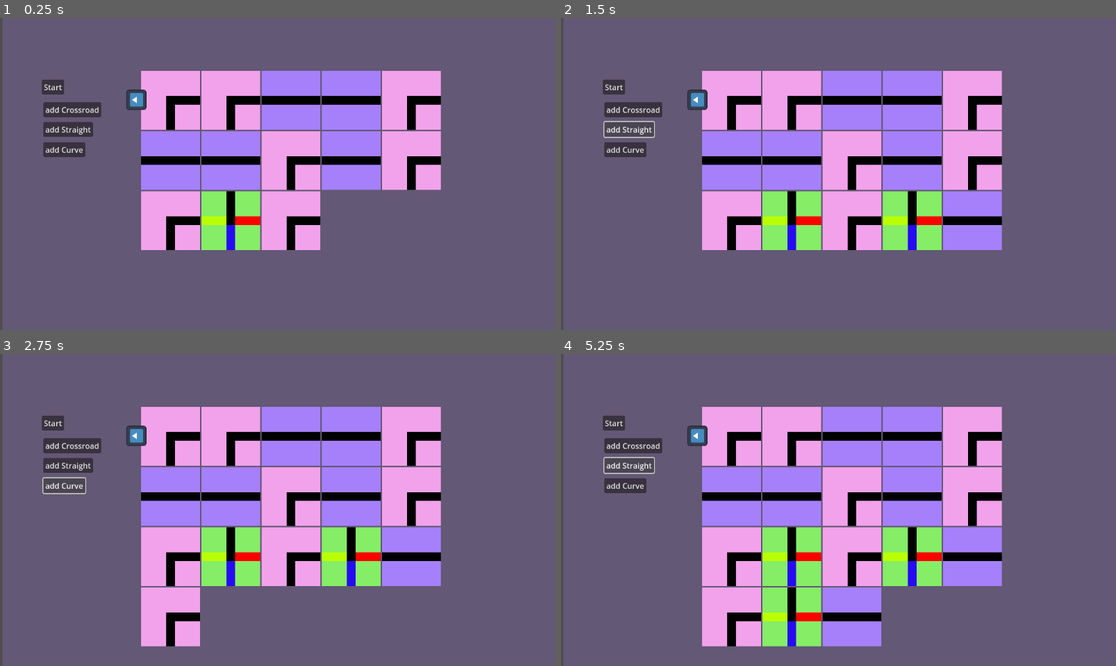
Above: before the commit, frames 1-4 (two rows, left to right).
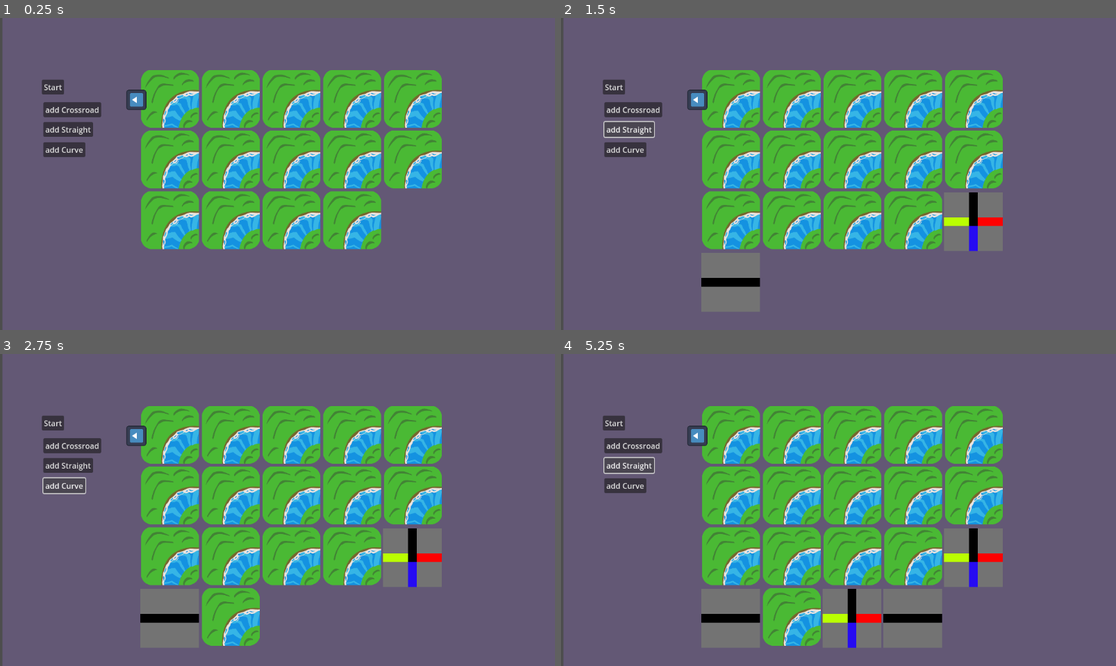
Above: after the commit, the same moments.

Repository: hellphy/CatSlide
Game: Godot game, scene res://scenes/main.tscn
Same seed, same stepped clock (60 frames per second), same inputs: the game is played once before the commit and once after it. The project has no main scene, so this scene is started directly. The engine's default icon, where the game draws it, is replaced by a stand-in: a white triangle on a blue panel in a dark square.
Inputs:
- Up to frame 1 (0.25 s): no input
- Up to frame 2 (1.5 s): click "add Crossroad" at 0.5 s; click "add Straight" at 1.25 s
- Up to frame 3 (2.75 s): click "add Curve" at 2 s
- Up to frame 4 (5.25 s): click "Start" at 2.75 s; click "Start" at 3.5 s; click "add Crossroad" at 4.25 s; click "add Straight" at 5 s

The runs differ from the first frame. In frame 1, 28% of the frame differs, in the area x 25-80%, y 16-75%; in frame 2, 32%; in frame 3, 34%; in frame 4, 38%, in the area x 25-80%, y 16-95%.

Commit message:
added corner art

Diff:
--- a/project.godot
+++ b/project.godot
@@ -14,6 +14,10 @@
 config/features=PackedStringArray("4.2", "GL Compatibility")
 config/icon="res://icon.svg"
 
+[autoload]
+
+Globals="*res://scripts/globals.gd"
+
 [input]
 
 click={
--- a/scenes/corner.tscn
+++ b/scenes/corner.tscn
@@ -1,60 +1,43 @@
-[gd_scene load_steps=8 format=3 uid="uid://dwnetb7oe3e18"]
+[gd_scene load_steps=7 format=3 uid="uid://dwnetb7oe3e18"]
 
 [ext_resource type="Script" path="res://scripts/pieces.gd" id="1_642t3"]
-
-[sub_resource type="CanvasTexture" id="CanvasTexture_wt2eq"]
-
-[sub_resource type="CanvasTexture" id="CanvasTexture_5uxln"]
+[ext_resource type="Texture2D" uid="uid://d013j8wtpd0jp" path="res://cornerPiece.png" id="2_husm6"]
 
 [sub_resource type="Curve2D" id="Curve2D_ogtxc"]
 _data = {
-"points": PackedVector2Array(0, 0, 0, 0, 394, 349.615, 0, 0, 0, 0, 394, 289.038, 0, 0, 0, 0, 457, 289.038)
+"points": PackedVector2Array(0.0965355, 5.16256, -0.0965355, -5.16256, 396, 354.015, -22.2436, 17.8146, 22.2436, -17.8146, 415, 304.034, -5, 0.374861, 5, -0.374861, 460, 290.039)
 }
 point_count = 3
 
 [sub_resource type="Curve2D" id="Curve2D_tw7xd"]
 _data = {
-"points": PackedVector2Array(0, 0, 0, 0, 61, 0, 0, 0, 0, 0, 0, 0, 0, 0, 0, 0, 0, 63)
+"points": PackedVector2Array(5.5625, -0.0625, -5.5625, 0.0625, 64, 1, 21.0237, -18.354, -21.0237, 18.354, 19, 16, 0.496063, -7.54016, -0.496063, 7.54016, 1, 65)
 }
 point_count = 3
 
 [sub_resource type="RectangleShape2D" id="RectangleShape2D_pdcbj"]
-size = Vector2(25, 21)
+size = Vector2(25, 18)
 
 [sub_resource type="RectangleShape2D" id="RectangleShape2D_o8u0q"]
-size = Vector2(122, 122)
+size = Vector2(121, 122)
 
 [node name="CornerPiece" type="Control"]
-custom_minimum_size = Vector2(121, 121)
+custom_minimum_size = Vector2(122, 122)
 layout_mode = 3
 anchors_preset = 0
-offset_right = 40.0
-offset_bottom = 40.0
+offset_right = 117.0
+offset_bottom = 117.0
 pivot_offset = Vector2(61, 61)
 mouse_filter = 2
 
 [node name="Corner" type="Area2D" parent="."]
-position = Vector2(61, 61)
+position = Vector2(59, 58)
 script = ExtResource("1_642t3")
 
-[node name="Sprite2D" type="Sprite2D" parent="Corner"]
-self_modulate = Color(0.94902, 0.635294, 0.921569, 1)
-scale = Vector2(122, 122)
-texture = SubResource("CanvasTexture_wt2eq")
-
-[node name="Sprite2D3" type="Sprite2D" parent="Corner"]
-self_modulate = Color(0, 0, 0, 1)
-position = Vector2(26.1673, 5.79303e-07)
-rotation = 1.5708
-scale = Vector2(17.484, 69.7392)
-texture = SubResource("CanvasTexture_5uxln")
-
-[node name="Sprite2D4" type="Sprite2D" parent="Corner"]
-self_modulate = Color(0, 0, 0, 1)
-position = Vector2(1.97299e-06, 26.2492)
-rotation = -3.14159
-scale = Vector2(17.484, 69.5017)
-texture = SubResource("CanvasTexture_5uxln")
+[node name="CornerPiece" type="Sprite2D" parent="Corner"]
+position = Vector2(1, 0)
+scale = Vector2(0.56, 0.56)
+texture = ExtResource("2_husm6")
 
 [node name="FirstPath" type="Path2D" parent="Corner"]
 position = Vector2(-394, -289.146)
@@ -63,36 +46,46 @@
 
 [node name="Path1" type="PathFollow2D" parent="Corner/FirstPath"]
 unique_name_in_owner = true
-position = Vector2(394, 349.615)
-rotation = -1.5708
+position = Vector2(396, 354.015)
+rotation = -1.58949
 loop = false
 
 [node name="SecondPath" type="Path2D" parent="Corner"]
+position = Vector2(1, 0)
 curve = SubResource("Curve2D_tw7xd")
 
 [node name="Path2" type="PathFollow2D" parent="Corner/SecondPath"]
 unique_name_in_owner = true
-position = Vector2(61, 0)
-rotation = 3.14159
+position = Vector2(64, 1)
+rotation = 3.13036
 loop = false
 
 [node name="FirstEntry" type="Area2D" parent="Corner"]
 unique_name_in_owner = true
 
 [node name="FirstEntryCollision" type="CollisionShape2D" parent="Corner/FirstEntry"]
-position = Vector2(0, 60)
+position = Vector2(2, 56)
 shape = SubResource("RectangleShape2D_pdcbj")
 
 [node name="SecondEntry" type="Area2D" parent="Corner"]
 unique_name_in_owner = true
 
 [node name="SecondEntryCollision" type="CollisionShape2D" parent="Corner/SecondEntry"]
-position = Vector2(57.5, 0.499996)
+position = Vector2(56, 1)
 rotation = 1.5708
 shape = SubResource("RectangleShape2D_pdcbj")
 
 [node name="CollisionShape2D" type="CollisionShape2D" parent="Corner"]
+position = Vector2(0.5, 0)
 shape = SubResource("RectangleShape2D_o8u0q")
+
+[node name="StaticBody2D" type="StaticBody2D" parent="Corner"]
+position = Vector2(-59, -58)
+collision_layer = 4
+collision_mask = 0
+
+[node name="CollisionPolygon2D" type="CollisionPolygon2D" parent="Corner/StaticBody2D"]
+polygon = PackedVector2Array(20, 119, 13, 117, 7, 113, 2, 107, -1, 100, -1, 17, 1.53391, 10.4118, 5, 5, 10.5783, 0.457851, 17, -3, 103, -3, 109, 0, 114, 4, 118.03, 11.0595, 121, 17, 115, 17, 99, 6, 20, 6, 7, 17, 6, 98, 20, 113)
 
 [connection signal="body_entered" from="Corner/FirstEntry" to="Corner" method="_on_first_entry_body_entered"]
 [connection signal="body_entered" from="Corner/SecondEntry" to="Corner" method="_on_second_entry_body_entered"]
--- a/scenes/cross.tscn
+++ b/scenes/cross.tscn
@@ -11,7 +11,7 @@
 size = Vector2(122, 122)
 
 [sub_resource type="RectangleShape2D" id="RectangleShape2D_fuvv6"]
-size = Vector2(23, 17)
+size = Vector2(23, 15.75)
 
 [sub_resource type="Curve2D" id="Curve2D_yqe53"]
 _data = {
@@ -20,22 +20,22 @@
 point_count = 2
 
 [node name="CrossPiece" type="Control"]
-custom_minimum_size = Vector2(121, 121)
+custom_minimum_size = Vector2(118, 118)
 layout_mode = 3
 anchors_preset = 0
 offset_left = -60.0
 offset_top = -61.0
-offset_right = 62.0
+offset_right = 58.0
 offset_bottom = 61.0
 pivot_offset = Vector2(61, 61)
 mouse_filter = 2
 
 [node name="Cross" type="Area2D" parent="."]
-position = Vector2(61, 61)
+position = Vector2(59, 61)
 script = ExtResource("1_mmnj5")
 
 [node name="Sprite2D" type="Sprite2D" parent="Cross"]
-self_modulate = Color(0.52549, 0.929412, 0.403922, 1)
+self_modulate = Color(0.45098, 0.45098, 0.45098, 1)
 scale = Vector2(122, 122)
 texture = SubResource("CanvasTexture_fhioa")
 
@@ -75,7 +75,7 @@
 position = Vector2(0, 59)
 
 [node name="CollisionShape2D" type="CollisionShape2D" parent="Cross/FirstEntry"]
-position = Vector2(0, 1)
+position = Vector2(0, -5)
 shape = SubResource("RectangleShape2D_fuvv6")
 
 [node name="SecondEntry" type="Area2D" parent="Cross"]
@@ -83,7 +83,7 @@
 position = Vector2(0, -57)
 
 [node name="CollisionShape2D" type="CollisionShape2D" parent="Cross/SecondEntry"]
-position = Vector2(0, -4)
+position = Vector2(0, 3.875)
 shape = SubResource("RectangleShape2D_fuvv6")
 
 [node name="ThirdEntry" type="Area2D" parent="Cross"]
@@ -92,7 +92,7 @@
 rotation = 1.57079
 
 [node name="CollisionShape2D" type="CollisionShape2D" parent="Cross/ThirdEntry"]
-position = Vector2(2.50975e-05, -4)
+position = Vector2(2.50975e-05, 3.5)
 shape = SubResource("RectangleShape2D_fuvv6")
 
 [node name="FourthEntry" type="Area2D" parent="Cross"]
@@ -101,7 +101,7 @@
 rotation = 1.57079
 
 [node name="CollisionShape2D" type="CollisionShape2D" parent="Cross/FourthEntry"]
-position = Vector2(-6.25849e-06, 1)
+position = Vector2(2.50975e-05, -3.75)
 shape = SubResource("RectangleShape2D_fuvv6")
 
 [node name="FirstPath" type="Path2D" parent="Cross"]
--- a/scenes/main.tscn
+++ b/scenes/main.tscn
@@ -1,10 +1,9 @@
-[gd_scene load_steps=8 format=3 uid="uid://bdpggyq8do38i"]
+[gd_scene load_steps=7 format=3 uid="uid://bdpggyq8do38i"]
 
 [ext_resource type="Script" path="res://scripts/main.gd" id="1_r47uc"]
 [ext_resource type="PackedScene" uid="uid://dwnetb7oe3e18" path="res://scenes/corner.tscn" id="2_ax5ln"]
-[ext_resource type="PackedScene" uid="uid://dkr0n2g0dhdvp" path="res://scenes/straight.tscn" id="2_r1slq"]
+[ext_resource type="Script" path="res://scripts/cat.gd" id="2_nislw"]
 [ext_resource type="Texture2D" uid="uid://wcu6tw6dcr8u" path="res://icon.svg" id="3_2adqr"]
-[ext_resource type="PackedScene" uid="uid://die147x68jjqa" path="res://scenes/cross.tscn" id="3_touqr"]
 
 [sub_resource type="CanvasTexture" id="CanvasTexture_w5q6n"]
 specular_color = Color(0.831373, 0.0509804, 0.0509804, 1)
@@ -29,21 +28,6 @@
 offset_bottom = 145.0
 text = "Start"
 
-[node name="Cat" type="CharacterBody2D" parent="."]
-z_index = 10
-position = Vector2(260, 156)
-rotation = 4.71238
-
-[node name="Sprite2D" type="Sprite2D" parent="Cat"]
-scale = Vector2(0.324548, 0.324548)
-texture = ExtResource("3_2adqr")
-
-[node name="CollisionShape2D" type="CollisionShape2D" parent="Cat"]
-unique_name_in_owner = true
-position = Vector2(1.13966e-05, -1)
-shape = SubResource("CircleShape2D_p1mh8")
-disabled = true
-
 [node name="GridContainer" type="GridContainer" parent="."]
 unique_name_in_owner = true
 offset_left = 270.0
@@ -55,40 +39,43 @@
 [node name="CornerPiece" parent="GridContainer" instance=ExtResource("2_ax5ln")]
 layout_mode = 2
 
-[node name="CornerPiece8" parent="GridContainer" instance=ExtResource("2_ax5ln")]
+[node name="CornerPiece2" parent="GridContainer" instance=ExtResource("2_ax5ln")]
 layout_mode = 2
 
-[node name="StraightPiece2" parent="GridContainer" instance=ExtResource("2_r1slq")]
+[node name="CornerPiece3" parent="GridContainer" instance=ExtResource("2_ax5ln")]
 layout_mode = 2
 
-[node name="StraightPiece3" parent="GridContainer" instance=ExtResource("2_r1slq")]
+[node name="CornerPiece4" parent="GridContainer" instance=ExtResource("2_ax5ln")]
+layout_mode = 2
+
+[node name="CornerPiece5" parent="GridContainer" instance=ExtResource("2_ax5ln")]
+layout_mode = 2
+
+[node name="CornerPiece6" parent="GridContainer" instance=ExtResource("2_ax5ln")]
 layout_mode = 2
 
 [node name="CornerPiece7" parent="GridContainer" instance=ExtResource("2_ax5ln")]
 layout_mode = 2
 
-[node name="StraightPiece5" parent="GridContainer" instance=ExtResource("2_r1slq")]
+[node name="CornerPiece8" parent="GridContainer" instance=ExtResource("2_ax5ln")]
 layout_mode = 2
 
-[node name="StraightPiece6" parent="GridContainer" instance=ExtResource("2_r1slq")]
+[node name="CornerPiece9" parent="GridContainer" instance=ExtResource("2_ax5ln")]
 layout_mode = 2
 
-[node name="CornerPiece5" parent="GridContainer" instance=ExtResource("2_ax5ln")]
+[node name="CornerPiece10" parent="GridContainer" instance=ExtResource("2_ax5ln")]
 layout_mode = 2
 
-[node name="StraightPiece8" parent="GridContainer" instance=ExtResource("2_r1slq")]
+[node name="CornerPiece11" parent="GridContainer" instance=ExtResource("2_ax5ln")]
 layout_mode = 2
 
-[node name="CornerPiece6" parent="GridContainer" instance=ExtResource("2_ax5ln")]
+[node name="CornerPiece12" parent="GridContainer" instance=ExtResource("2_ax5ln")]
 layout_mode = 2
 
-[node name="CornerPiece2" parent="GridContainer" instance=ExtResource("2_ax5ln")]
+[node name="CornerPiece13" parent="GridContainer" instance=ExtResource("2_ax5ln")]
 layout_mode = 2
 
-[node name="CrossPiece" parent="GridContainer" instance=ExtResource("3_touqr")]
-layout_mode = 2
-
-[node name="CornerPiece3" parent="GridContainer" instance=ExtResource("2_ax5ln")]
+[node name="CornerPiece14" parent="GridContainer" instance=ExtResource("2_ax5ln")]
 layout_mode = 2
 
 [node name="cross" type="Button" parent="."]
@@ -112,6 +99,29 @@
 offset_bottom = 275.0
 text = "add Curve"
 
+[node name="Cat" type="CharacterBody2D" parent="."]
+unique_name_in_owner = true
+z_index = 10
+position = Vector2(260, 156)
+rotation = -1.57081
+script = ExtResource("2_nislw")
+
+[node name="Sprite2D" type="Sprite2D" parent="Cat"]
+scale = Vector2(0.324548, 0.324548)
+texture = ExtResource("3_2adqr")
+
+[node name="CollisionShape2D" type="CollisionShape2D" parent="Cat"]
+unique_name_in_owner = true
+position = Vector2(1.13966e-05, -1)
+shape = SubResource("CircleShape2D_p1mh8")
+disabled = true
+
+[node name="RayCast2D" type="RayCast2D" parent="Cat"]
+unique_name_in_owner = true
+enabled = false
+target_position = Vector2(-0.000213623, 23)
+collision_mask = 4
+
 [connection signal="pressed" from="Button" to="." method="_on_button_pressed"]
 [connection signal="pressed" from="cross" to="." method="_on_cross_pressed"]
 [connection signal="pressed" from="straight" to="." method="_on_straight_pressed"]
--- a/scenes/straight.tscn
+++ b/scenes/straight.tscn
@@ -11,7 +11,7 @@
 size = Vector2(122, 122)
 
 [sub_resource type="RectangleShape2D" id="RectangleShape2D_g87ot"]
-size = Vector2(24.5, 29)
+size = Vector2(18, 29)
 
 [sub_resource type="Curve2D" id="Curve2D_2isi7"]
 _data = {
@@ -26,20 +26,20 @@
 point_count = 2
 
 [node name="StraightPiece" type="Control"]
-custom_minimum_size = Vector2(121, 121)
+custom_minimum_size = Vector2(118, 118)
 layout_mode = 3
 anchors_preset = 0
-offset_right = 121.0
-offset_bottom = 121.0
+offset_right = 118.0
+offset_bottom = 122.0
 pivot_offset = Vector2(61, 61)
 mouse_filter = 2
 
 [node name="Straight" type="Area2D" parent="."]
-position = Vector2(61, 61)
+position = Vector2(59, 61)
 script = ExtResource("1_vhd1v")
 
 [node name="Sprite2D" type="Sprite2D" parent="Straight"]
-self_modulate = Color(0.65098, 0.501961, 0.980392, 1)
+self_modulate = Color(0.45098, 0.45098, 0.45098, 1)
 scale = Vector2(122, 122)
 texture = SubResource("CanvasTexture_fhioa")
 
@@ -57,14 +57,14 @@
 unique_name_in_owner = true
 
 [node name="CollisionShape2D" type="CollisionShape2D" parent="Straight/FirstEntry"]
-position = Vector2(-61, 0)
+position = Vector2(-52, 0)
 shape = SubResource("RectangleShape2D_g87ot")
 
 [node name="SecondEntry" type="Area2D" parent="Straight"]
 unique_name_in_owner = true
 
 [node name="CollisionShape2D2" type="CollisionShape2D" parent="Straight/SecondEntry"]
-position = Vector2(58, -1)
+position = Vector2(52, 0)
 shape = SubResource("RectangleShape2D_g87ot")
 
 [node name="FirstPath" type="Path2D" parent="Straight"]
--- a/scripts/cat.gd
+++ b/scripts/cat.gd
@@ -1,7 +1 @@
 class_name  Cat extends CharacterBody2D
-
-var direction := Vector2.UP
-var speed := 50
-
-func _physics_process(delta: float) -> void:
-	position += direction.rotated(rotation) * speed * delta
--- a/scripts/cross_piece.gd
+++ b/scripts/cross_piece.gd
@@ -1,5 +1,4 @@
 class_name Cross_Piece extends Area2D
-
 
 
 @onready var path1: PathFollow2D = %Path1
@@ -16,6 +15,21 @@
 
 static var can_click = true
 
+func _ready() -> void:
+	Globals.connect("restart_areas", _restart_areas)
+
+
+func _restart_areas() -> void:
+	first_entry.monitoring = true
+	second_entry.monitoring = true
+	third_entry.monitoring = true
+	fourth_entry.monitoring = true
+
+	path1.progress_ratio = 0
+	path2.progress_ratio = 0
+	path3.progress_ratio = 0
+	path4.progress_ratio = 0
+
 func path_anim(path: PathFollow2D,ratio: int) -> void:
 	#animates start and finish of a path
 	var tween := create_tween()
@@ -25,8 +39,6 @@
 func add_player(body: Node2D, path: Node2D) -> void:
 	#adds player to the path he is currently on
 	body.reparent(path)
-
-
 
 
 func disable_areas(entry):
@@ -54,32 +66,24 @@
 
 
 func _on_first_entry_body_entered(body: Node2D) -> void:
-	print("first")
 	call_deferred("disable_areas",second_entry)
 	call_deferred("add_player",body, path1)
 	path_anim(path1, 1)
 
 
-
-
 func _on_second_entry_body_entered(body: Node2D) -> void:
-	print("second")
 	call_deferred("disable_areas",first_entry)
 	call_deferred("add_player",body, path2)
 	path_anim(path2, 1)
 
 
-
 func _on_third_entry_body_entered(body: Node2D) -> void:
-	print("third")
 	call_deferred("disable_areas",fourth_entry)
 	call_deferred("add_player",body, path3)
 	path_anim(path3, 1)
 
 
-
 func _on_fourth_entry_body_entered(body: Node2D) -> void:
-	print("fourth")
 	call_deferred("disable_areas",third_entry)
 	call_deferred("add_player",body, path4)
 	path_anim(path4, 1)
--- /dev/null
+++ b/scripts/globals.gd
@@ -0,0 +1,4 @@
+extends Node
+
+
+signal restart_areas
--- a/scripts/main.gd
+++ b/scripts/main.gd
@@ -1,13 +1,36 @@
 extends Node2D
 
+
 @onready var collision_shape_2d: CollisionShape2D = %CollisionShape2D
+@onready var ray_cast_2d: RayCast2D = %RayCast2D
+@onready var cat: Cat = %Cat
+
+var cat_position: Vector2
+var cat_rotation: float
+
+
+func _ready() -> void:
+	cat_position = cat.position
+	cat_rotation = cat.rotation
+	print(cat.position)
+
+
+func _physics_process(delta: float) -> void:
+	if ray_cast_2d.is_colliding():
+		cat.position = cat_position
+		cat.rotation = cat_rotation
+		cat.reparent(self)
+		collision_shape_2d.disabled = true
+		Pieces.can_click = true
+		Cross_Piece.can_click = true
+		Globals.emit_signal("restart_areas")
 
 
 func _on_button_pressed() -> void:
 	collision_shape_2d.disabled = false
 	Pieces.can_click = false
 	Cross_Piece.can_click = false
-
+	ray_cast_2d.enabled = true
 
 
 func _on_cross_pressed() -> void:
@@ -19,6 +42,7 @@
 	var new_straight := preload("res://scenes/straight.tscn").instantiate()
 	%GridContainer.add_child(new_straight)
 
+
 func _on_curve_pressed() -> void:
 	var new_curve := preload("res://scenes/corner.tscn").instantiate()
 	%GridContainer.add_child(new_curve)
--- a/scripts/pieces.gd
+++ b/scripts/pieces.gd
@@ -11,6 +11,16 @@
 
 static var can_click = true
 
+func _ready() -> void:
+	Globals.connect("restart_areas", _restart_areas)
+
+
+func _restart_areas() -> void:
+	first_entry.monitoring = true
+	second_entry.monitoring = true
+	path1.progress_ratio = 0
+	path2.progress_ratio = 0
+
 func path_anim(path: PathFollow2D,ratio: int) -> void:
 	#animates start and finish of a path
 	var tween := create_tween()
@@ -23,12 +33,14 @@
 
 
 func _on_first_entry_body_entered(body: Node2D) -> void:
+	print("first entered")
 	call_deferred("disable_areas",second_entry)
 	call_deferred("add_player",body, path1)
 	path_anim(path1, 1)
 
 
 func _on_second_entry_body_entered(body: Node2D) -> void:
+	print("second entered")
 	call_deferred("disable_areas",first_entry)
 	call_deferred("add_player",body, path2)
 	path_anim(path2,1)
Binary file added: circle.png
Not shown, added: circle.png.import
Binary file added: cornerPiece.png
Not shown, added: cornerPiece.png.import
